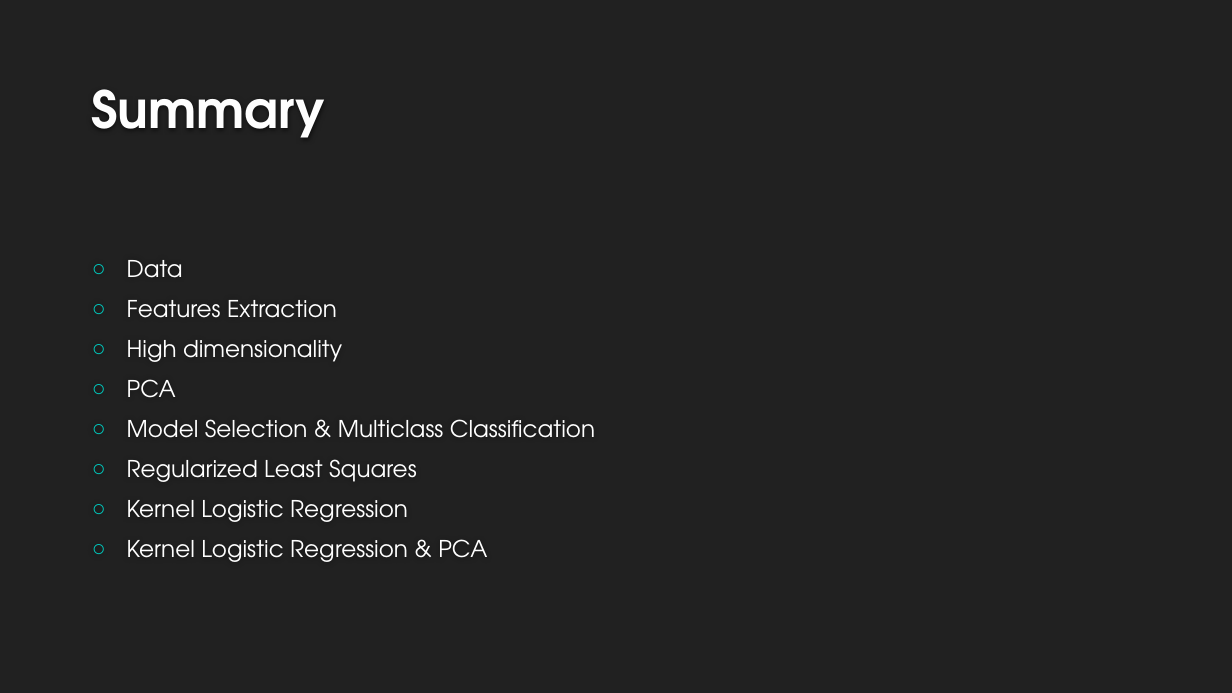
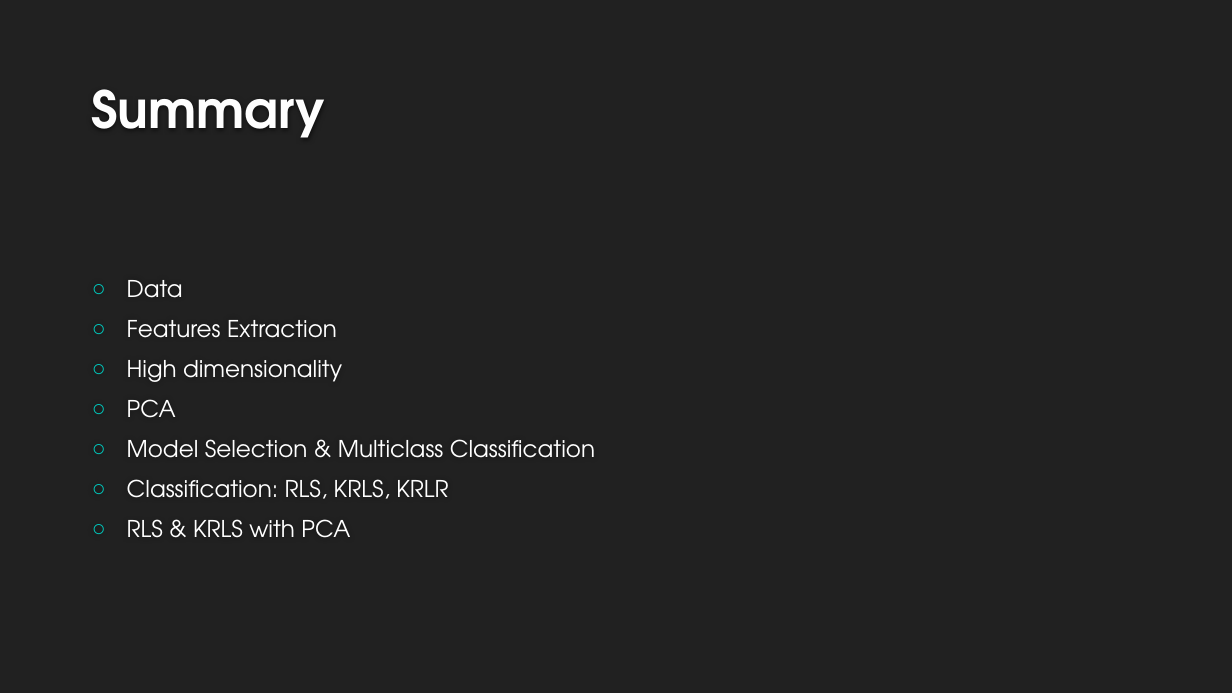
Before and after one commit to Simosound94/ML_project, a slide deck: slide 2 of Presentazione.pptx. Drawn at 1232x693 pixels with LibreOffice and Linux fonts; fonts in the diff are those of the drawing; background and template pictures are left out. Boxes give left, top, right and bottom in pixels: in the first picture for what was removed or moved away, otherwise in the second. Text is boxed around its words. In the diff, an @@ line names an element or a change of style, - is before the commit and + after.

```diff
--- a/Presentazione.pptx
+++ b/Presentazione.pptx
@@ text at (x1=127, y1=479, x2=448, y2=538): text changed @@
-○ Regularized Least Squares
-○ Kernel Logistic Regression
-○ Kernel Logistic Regression & PCA
+○ Classification: RLS, KRLS, KRLR
+○ RLS & KRLS with PCA
```
Also in this commit, not shown: 6 other slides changed, 1 slide added, 11 other files.
